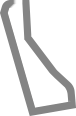
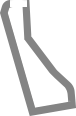
Revision of a layered 76×116 image; what changed, layer by layer:
painted on "Levels 1" over [10, 0, 27, 7]
